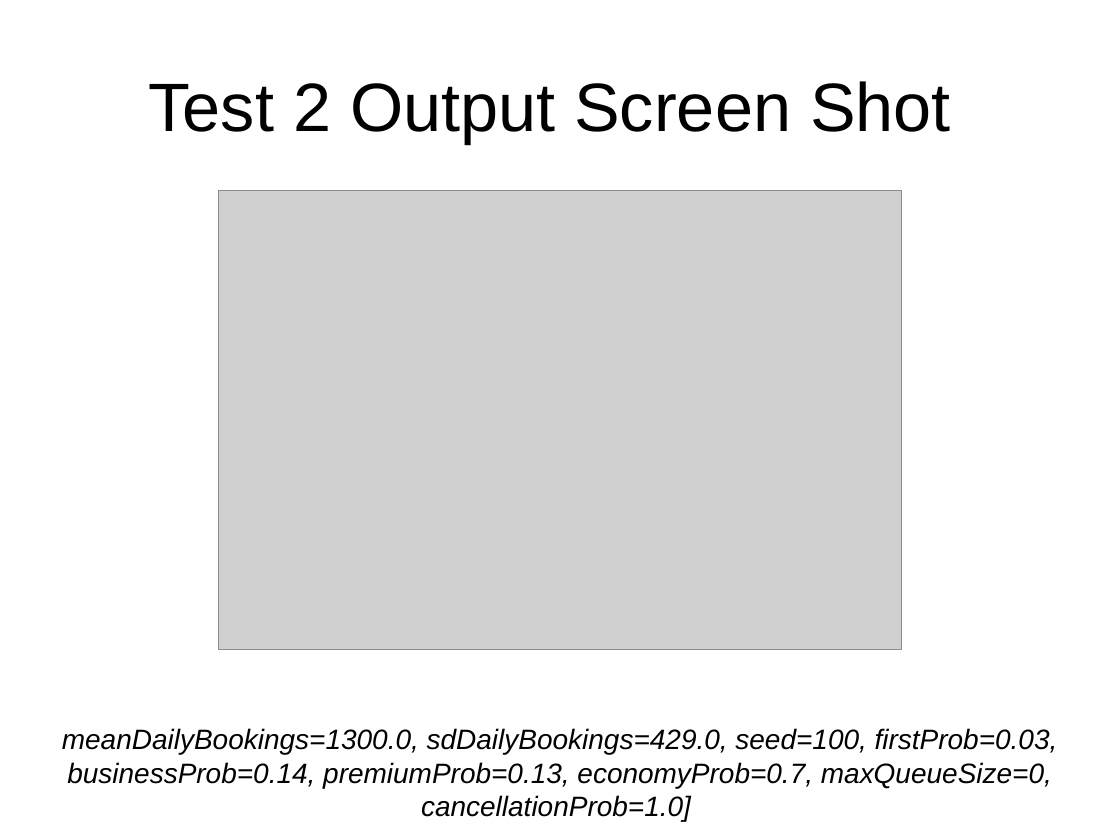
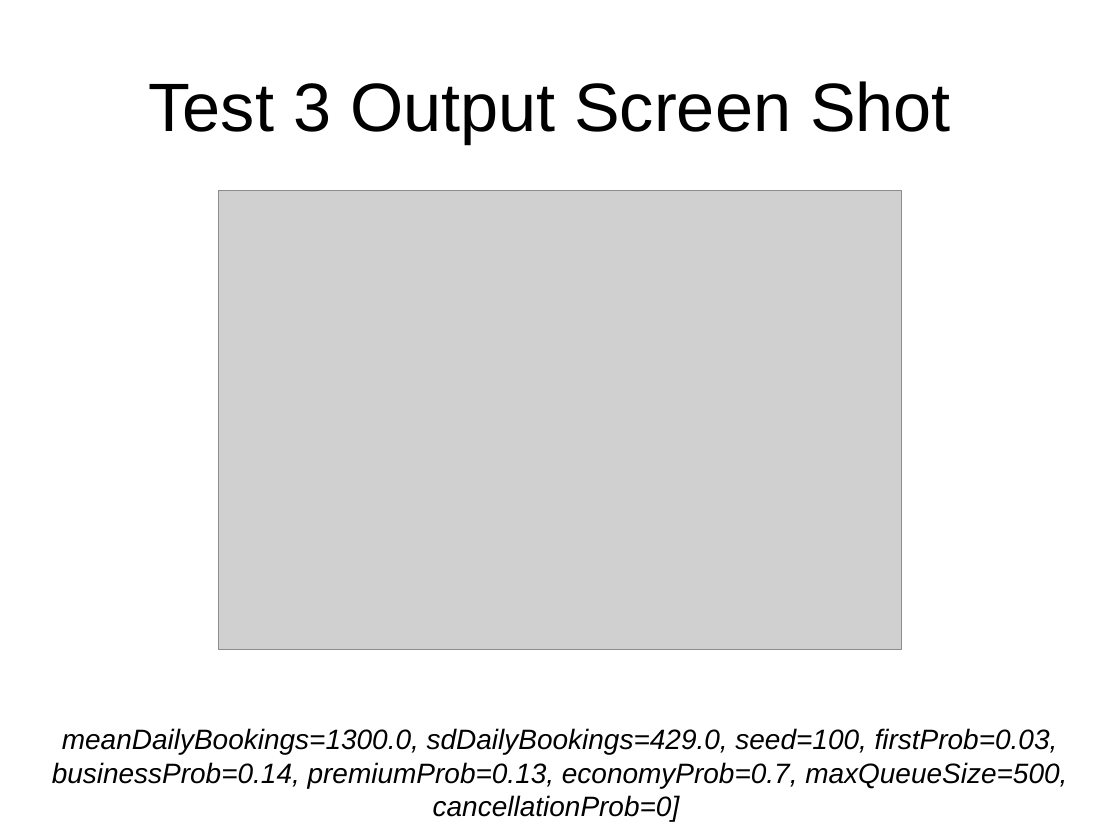
Before and after one commit to mitchellharvey97/Cab302-Ass2-2016, a slide deck: slide 10 of GUITestPlan.pptx (slide 8 before the commit). Drawn at 1120x840 pixels with LibreOffice and Linux fonts; fonts in the diff are those of the drawing; grey boxes stand for pictures. Boxes give left, top, right and bottom in pixels: in the first picture for what was removed or moved away, otherwise in the second. Text is boxed around its words. In the diff, an @@ line names an element or a change of style, - is before the commit and + after.

Commit message:
Adding Test Plan

```diff
--- a/GUITestPlan.pptx
+++ b/GUITestPlan.pptx
@@ title at (149,81,951,143): text changed @@
-Test 2 Output Screen Shot
+Test 3 Output Screen Shot
@@ text at (52,728,1067,822): text changed @@
-meanDailyBookings=1300.0, sdDailyBookings=429.0, seed=100, firstProb=0.03, businessProb=0.14, premiumProb=0.13, economyProb=0.7, maxQueueSize=0, cancellationProb=1.0]
+meanDailyBookings=1300.0, sdDailyBookings=429.0, seed=100, firstProb=0.03, businessProb=0.14, premiumProb=0.13, economyProb=0.7, maxQueueSize=500, cancellationProb=0]
```
Also in this commit, not shown: 10 other slides changed, 5 slides added, 2 slides removed, 1 other file.
